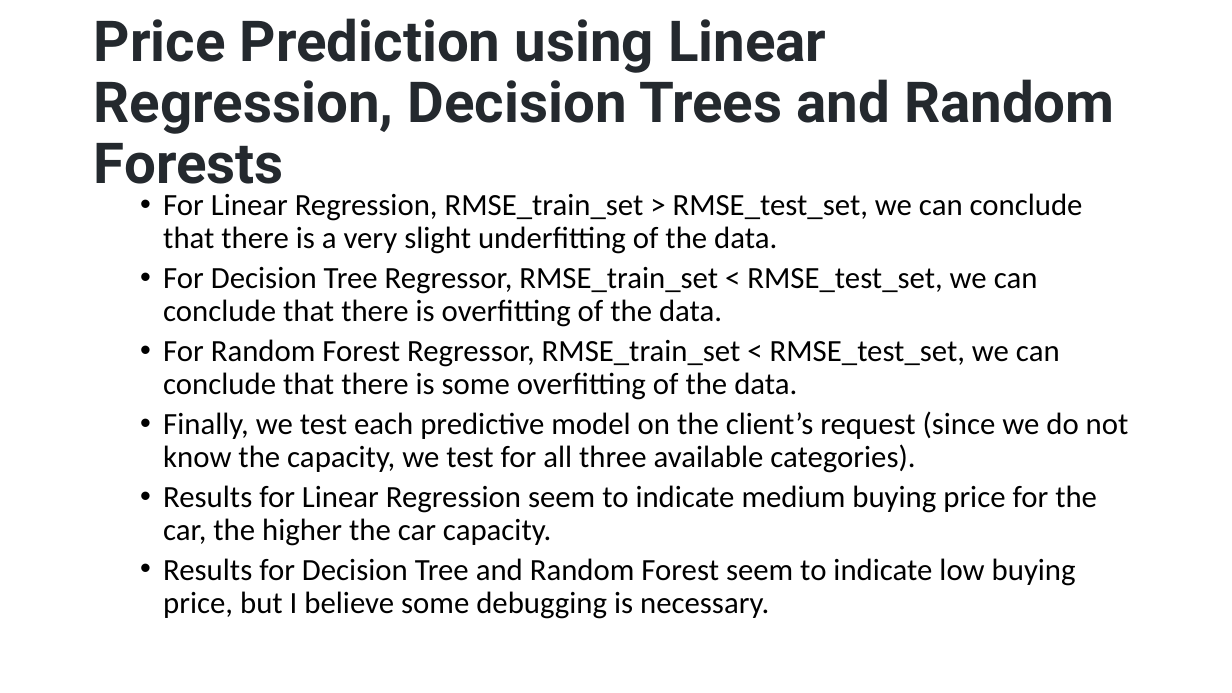
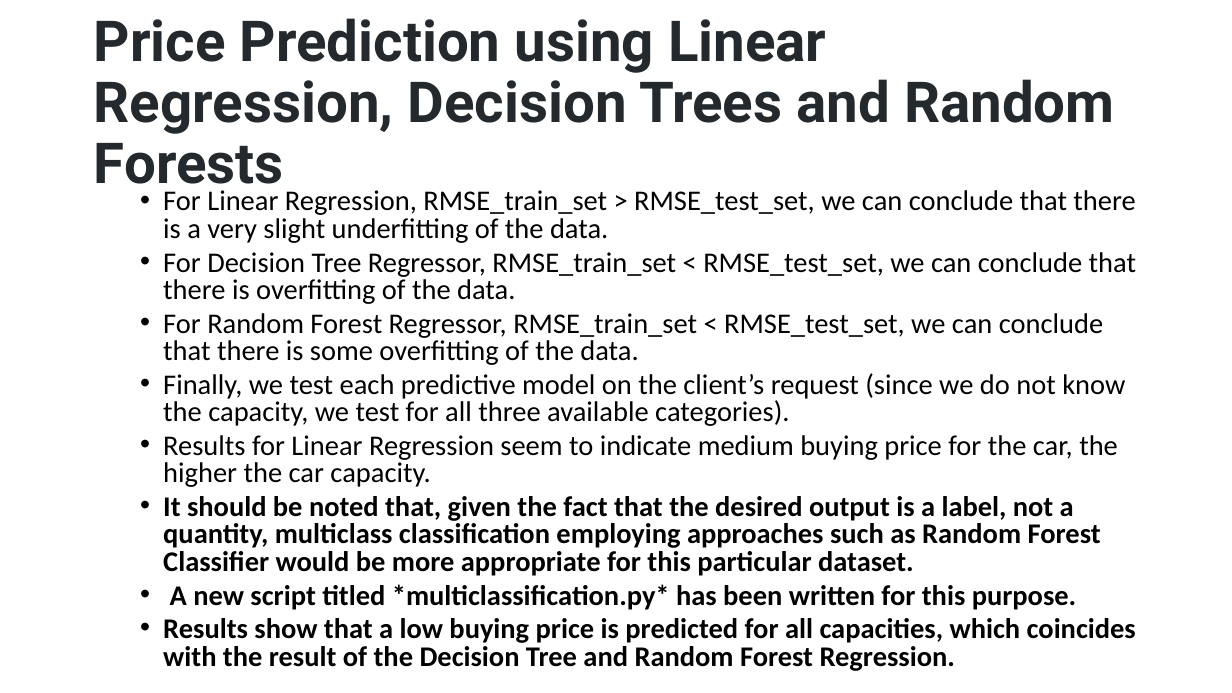
Before and after one commit to antonios001/data_analysis_report, a slide deck: slide 4 of data_analysis_report/Data Analysis Report.pptx. Drawn at 1232x693 pixels with LibreOffice and Linux fonts; fonts in the diff are those of the drawing. Boxes give left, top, right and bottom in pixels: in the first picture for what was removed or moved away, otherwise in the second. Text is boxed around its words. In the diff, an @@ line names an element or a change of style, - is before the commit and + after.

```diff
--- a/data_analysis_report/Data Analysis Report.pptx
+++ b/data_analysis_report/Data Analysis Report.pptx
@@ text at [163, 190, 1136, 487]: size 24 to 22.2 pt in "For Linear Regression, RMSE_train_set > RMSE_test_set, we ...", "For Decision Tree Regressor, RMSE_train_set < RMSE_test_set, ...", "For Random Forest Regressor, RMSE_train_set < RMSE_test_set, ...", "Finally, we test each predictive model on ..." and 1 more places; line spacing 0.9 to 0.8 @@
@@ text at [163, 496, 1136, 671]: text changed; size 24 to 22.2 pt; bold on @@
-  • Results for Decision Tree and Random Forest seem to indicate low buying price, but I believe some debugging is necessary.
+  • It should be noted that, given the fact that the desired output is a label, not a quantity, multiclass classification employing approaches such as Random Forest Classifier would be more appropriate for this particular dataset.
+  • A new script titled *multiclassification.py* has been written for this purpose.
+  • Results show that a low buying price is predicted for all capacities, which coincides with the result of the Decision Tree and Random Forest Regression.
```
